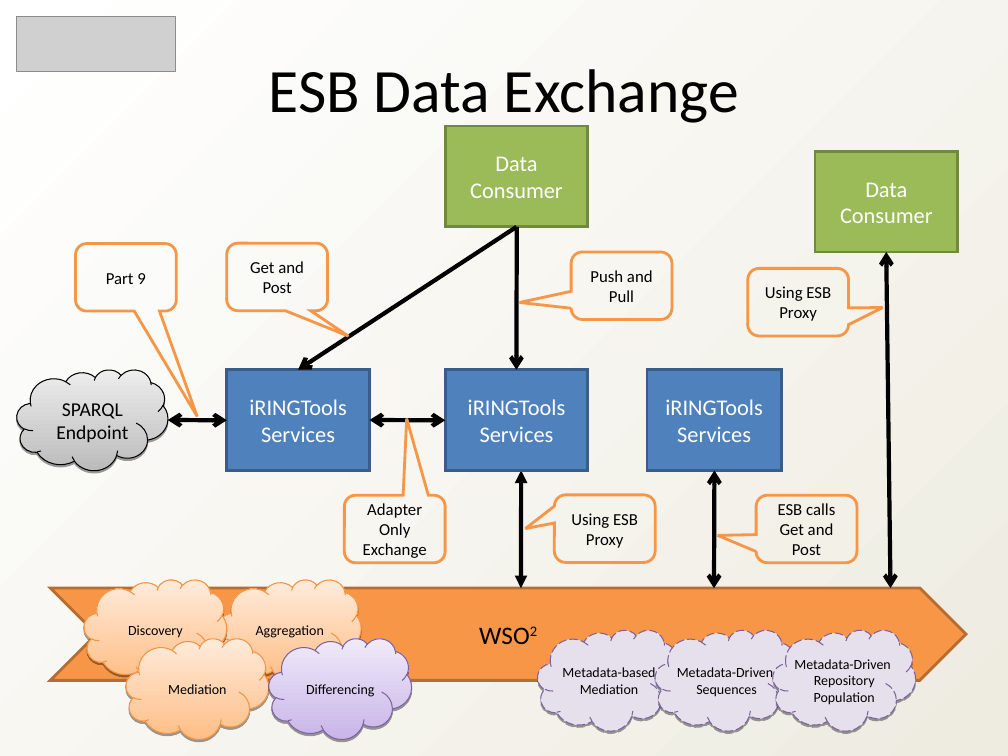
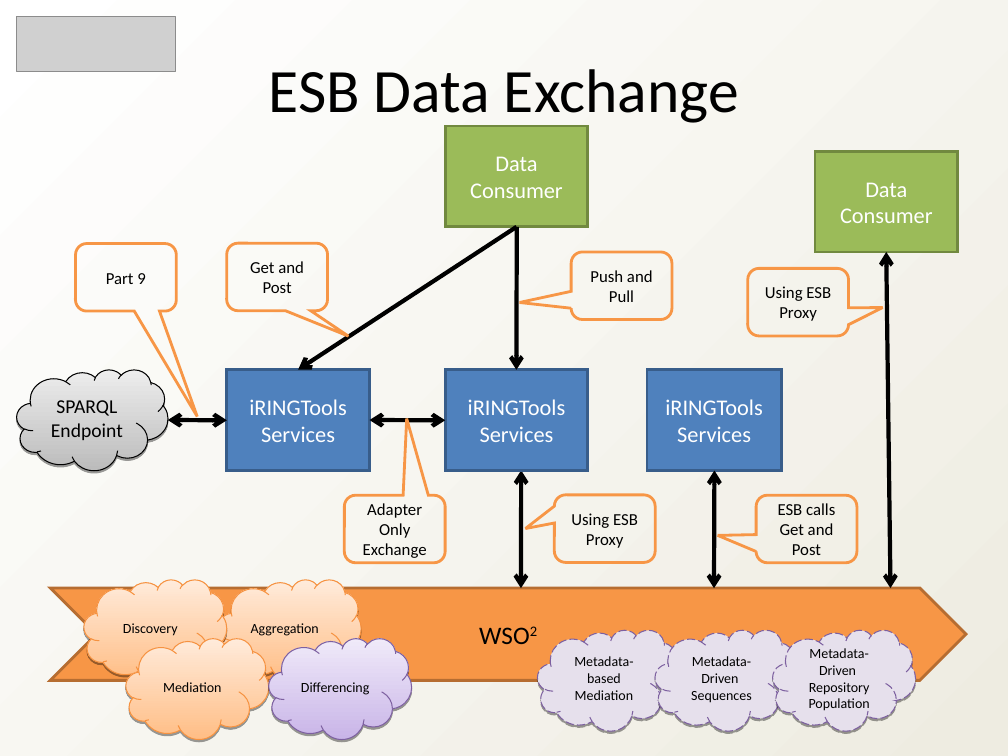
Before and after one commit to heyena/iring-tools, a slide deck: slide 19 of trunk/Documentation/iRINGTools_Overview_v2.1.0.ppt (slide 16 before the commit). Drawn at 1008x756 pixels with LibreOffice and Linux fonts; fonts in the diff are those of the drawing; grey boxes stand for pictures. Boxes give left, top, right and bottom in pixels: in the first picture for what was removed or moved away, otherwise in the second. Text is boxed around its words. In the diff, an @@ line names an element or a change of style, - is before the commit and + after.

```diff
--- a/trunk/Documentation/iRINGTools_Overview_v2.1.0.ppt
+++ b/trunk/Documentation/iRINGTools_Overview_v2.1.0.ppt
@@ outline redrawn in 8 elements at [219,580,362,680], [84,580,227,680], [126,638,269,739], [269,638,412,739], [537,630,680,731], [655,630,798,731], [773,630,916,731], [17,370,168,471] @@
```
Also in this commit, not shown: 12 other slides changed, 4 slides added, 1 slide removed.
